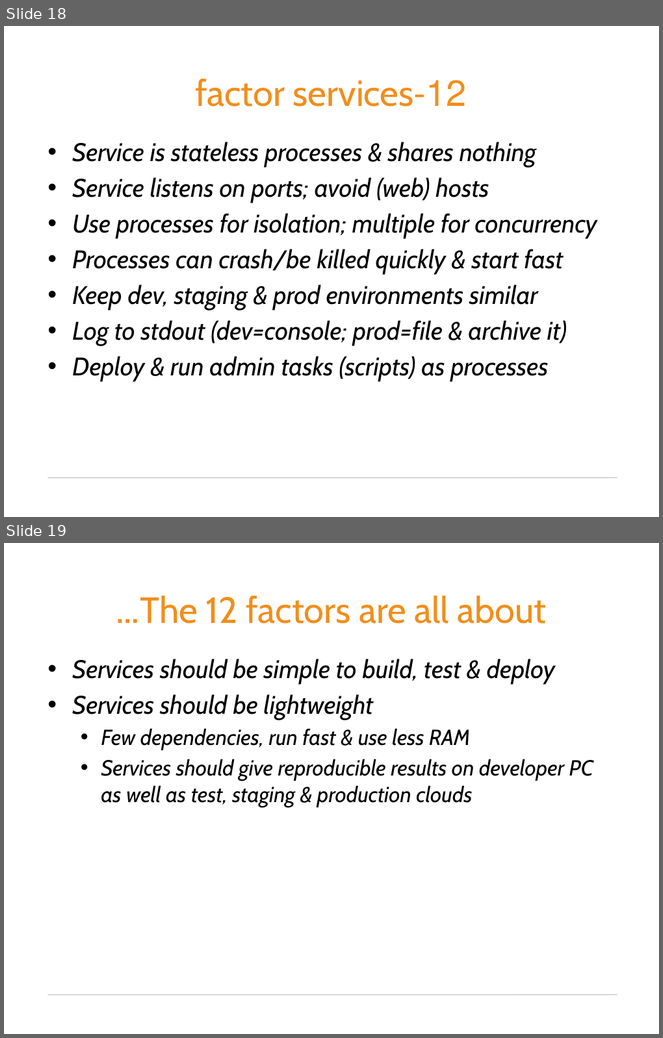
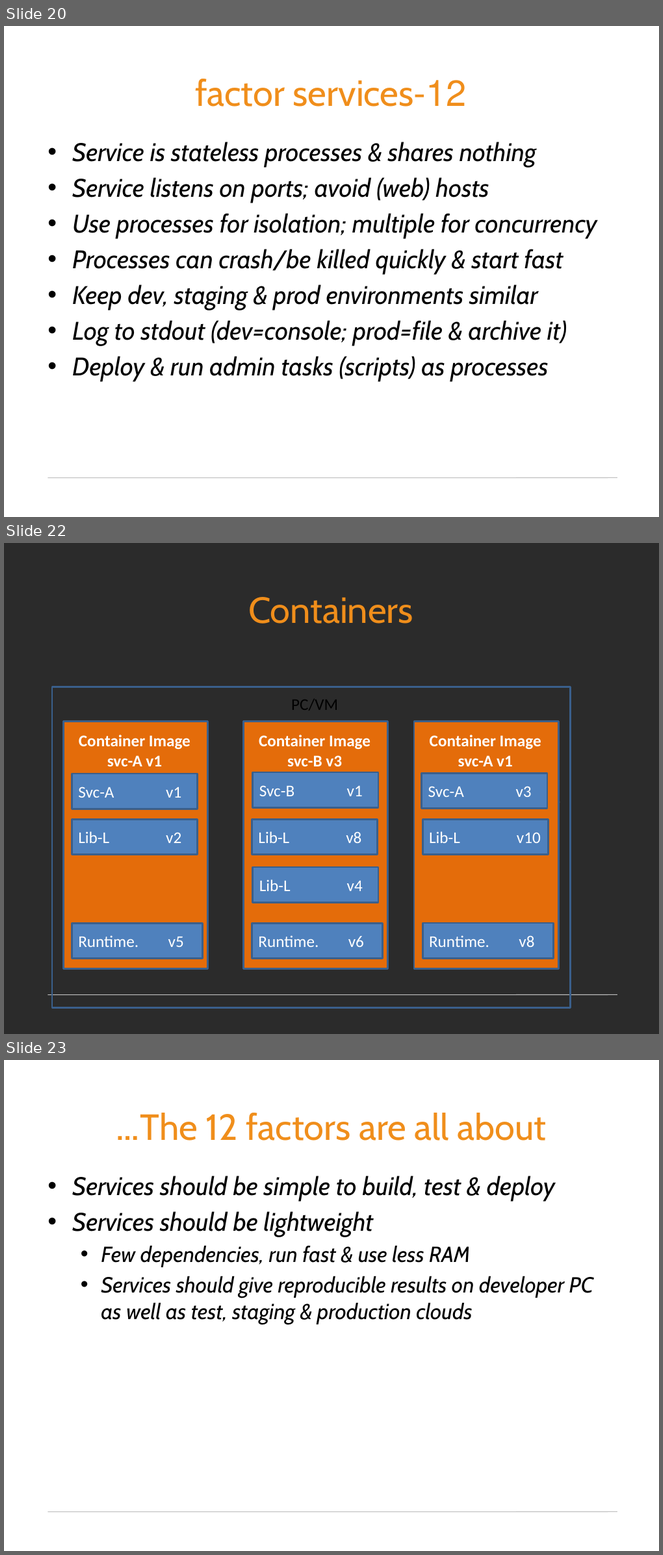
Before and after one commit to germanilia/AWS-MicroServices-Lmabda, a slide deck: Module 01 MicroServices.pptx. Shown one above the other, each under a label of ours: slides 18 and 19 before the commit, slides 20, 22 and 23 after it; the slides between them are not shown. The pictures are 663x1038 and 663x1555 pixels, drawn with LibreOffice and Linux fonts; fonts in the diff are those of the drawing; background and template pictures are left out; a plain dark background stands for a picture behind light text. Boxes give left, top, right and bottom in pixels: in the first picture for what was removed or moved away, otherwise in the second. Text is boxed around its words. In the diff, an @@ line names an element or a change of style, - is before the commit and + after.

Commit message:
added containers

```diff
--- a/Module 01 MicroServices.pptx
+++ b/Module 01 MicroServices.pptx
@@ slide 22 added at <box>4,543,659,1034</box>, background picture (left out); not listed: 1 template element that a slide beside it also shows @@
@@ title added at <box>248,597,414,624</box>, 40 pt, text #F08E1B @@
+Containers
@@ rectangle added at <box>52,687,570,1008</box>, outline #3A5F8C 2 pt @@
@@ text added at <box>291,700,338,711</box>, 18 pt, text #000000 @@
+PC/VM
@@ rectangle added at <box>64,722,207,969</box>, fill #E46C0A, outline #3A5F8C 2 pt @@
@@ text added at <box>79,735,191,767</box>, 18 pt, text #FFFFFF, bold @@
+Container Image
+svc-A v1
@@ rectangle added at <box>243,722,388,969</box>, fill #E46C0A, outline #3A5F8C 2 pt @@
@@ text added at <box>259,735,371,767</box>, 18 pt, text #FFFFFF, bold @@
+Container Image
+svc-B v3
@@ rectangle added at <box>414,722,558,969</box>, fill #E46C0A, outline #3A5F8C 2 pt @@
@@ text added at <box>430,735,542,767</box>, 18 pt, text #FFFFFF, bold @@
+Container Image
+svc-A v1
@@ rectangle added at <box>72,774,198,809</box>, fill #4F81BD, outline #3A5F8C 2 pt, 18 pt, text #FFFFFF @@
+Svc-A v1
@@ rectangle added at <box>253,772,379,808</box>, fill #4F81BD, outline #3A5F8C 2 pt, 18 pt, text #FFFFFF @@
+Svc-B v1
@@ rectangle added at <box>422,773,548,808</box>, fill #4F81BD, outline #3A5F8C 2 pt, 18 pt, text #FFFFFF @@
+Svc-A v3
@@ text added at <box>431,789,541,797</box>, 18 pt, text #FFFFFF, bold @@
+Container: svc-A v1
@@ rectangle added at <box>72,819,198,855</box>, fill #4F81BD, outline #3A5F8C 2 pt, 18 pt, text #FFFFFF @@
+Lib-L v2
@@ rectangle added at <box>252,819,378,855</box>, fill #4F81BD, outline #3A5F8C 2 pt, 18 pt, text #FFFFFF @@
+Lib-L v8
@@ rectangle added at <box>423,819,549,855</box>, fill #4F81BD, outline #3A5F8C 2 pt, 18 pt, text #FFFFFF @@
+Lib-L v10
@@ rectangle added at <box>253,867,379,902</box>, fill #4F81BD, outline #3A5F8C 2 pt, 18 pt, text #FFFFFF @@
+Lib-L v4
@@ rectangle added at <box>72,924,203,959</box>, fill #4F81BD, outline #3A5F8C 2 pt, 18 pt, text #FFFFFF @@
+Runtime. v5
@@ rectangle added at <box>252,923,383,958</box>, fill #4F81BD, outline #3A5F8C 2 pt, 18 pt, text #FFFFFF @@
+Runtime. v6
@@ rectangle added at <box>423,923,554,958</box>, fill #4F81BD, outline #3A5F8C 2 pt, 18 pt, text #FFFFFF @@
+Runtime. v8
@@ what was slide 18 is now slide 20 @@
@@ what was slide 19 is now slide 23 @@
```
Also in this commit, not shown: 1 slide changed, 3 other slides added.
